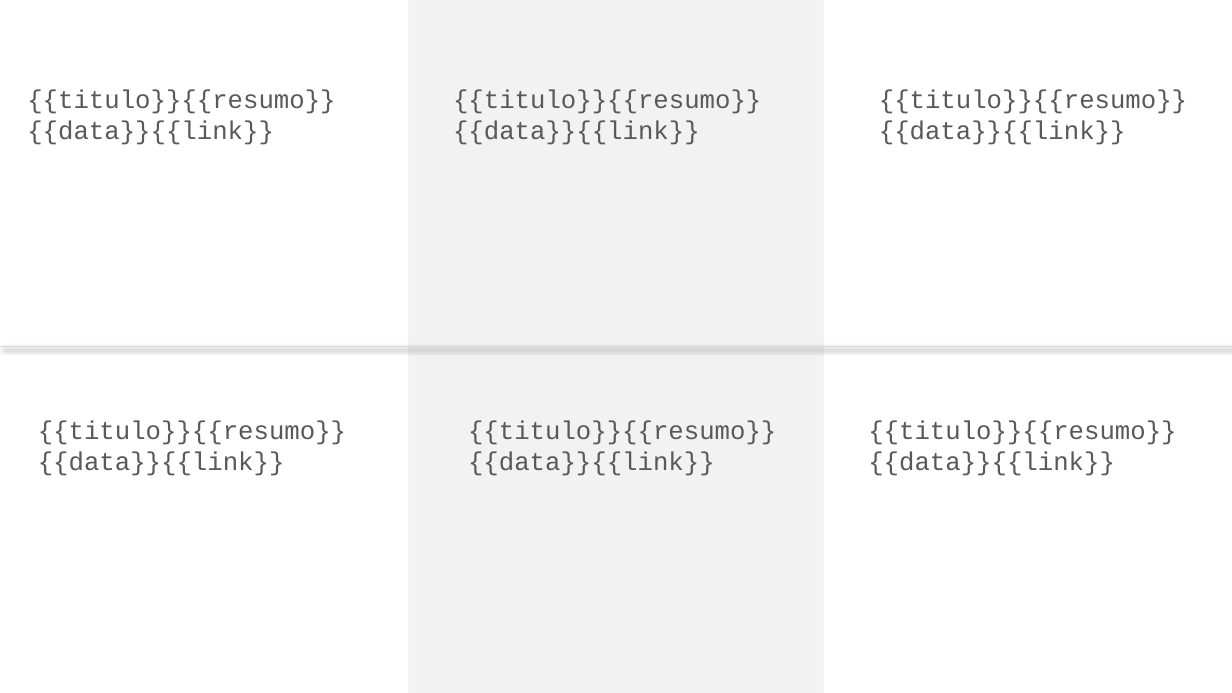
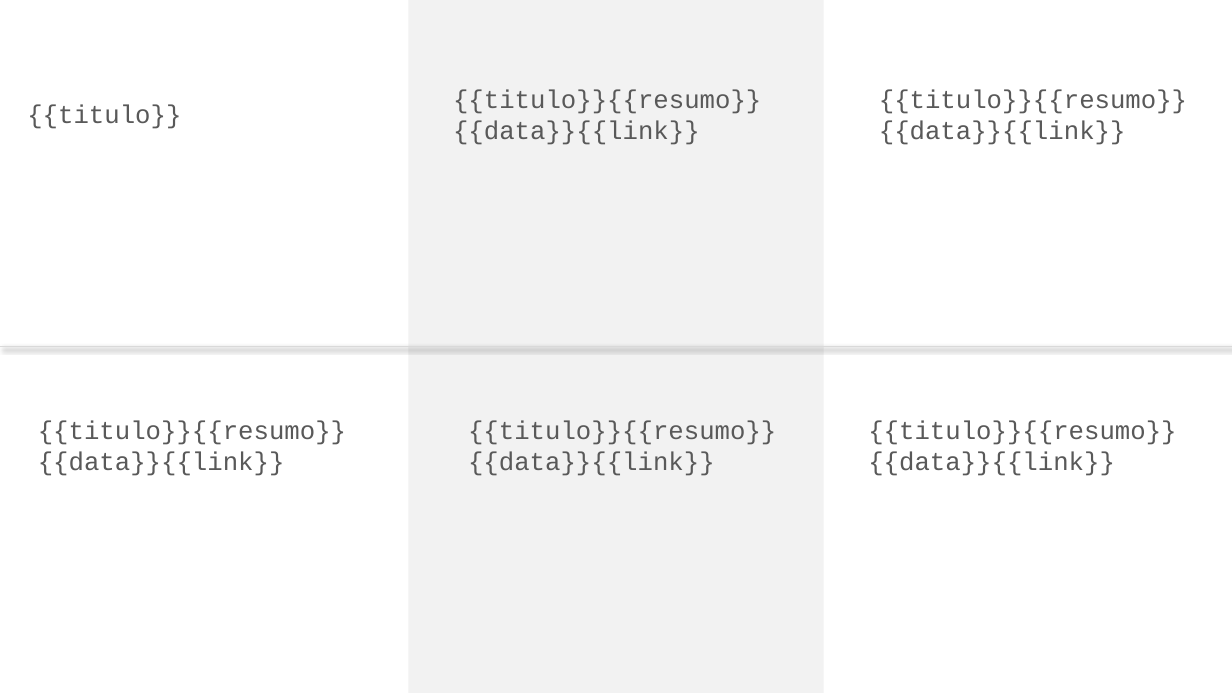
Before and after one commit to kamilypl/API-Python, a slide deck: slide 1 of template.pptx. Drawn at 1232x693 pixels with LibreOffice and Linux fonts; fonts in the diff are those of the drawing. Boxes give left, top, right and bottom in pixels: in the first picture for what was removed or moved away, otherwise in the second. Text is boxed around its words. In the diff, an @@ line names an element or a change of style, - is before the commit and + after.

Commit message:
Adiciona template de slides para preenchimento automático

```diff
--- a/template.pptx
+++ b/template.pptx
@@ text at [27,104,181,129]: text changed @@
-{{titulo}}{{resumo}} {{data}}{{link}}
+{{titulo}}
```
